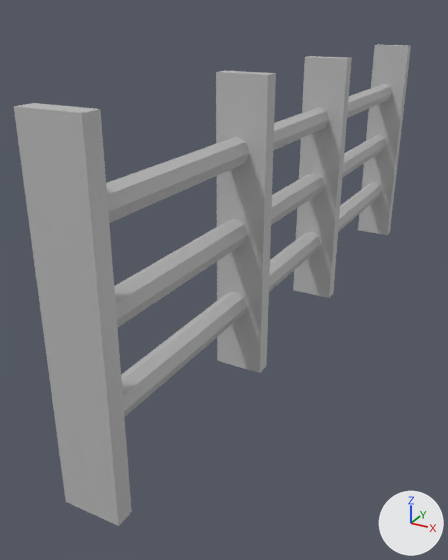
One commit to the FBX model Assets/Art/Models/Fence.fbx: the scene before it, then after it.
Camera for both pictures: a 50 mm camera at (0.0194, -0.1166, 0.0722) aimed at (-0.0451, 0.0008, 0.0135). Lighting does not change. The marker at lower right points along +X, +Y and +Z. Where no turn or scale is listed for an object, it has been applied to the vertices.
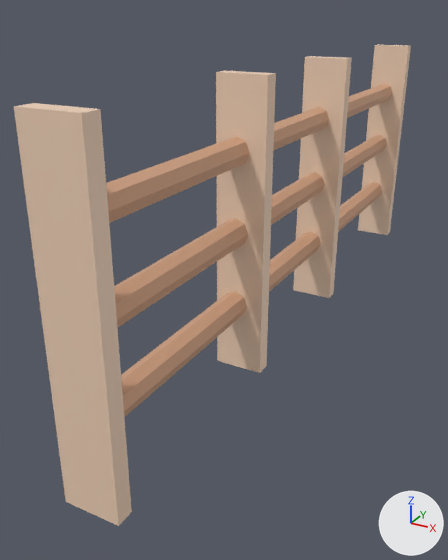
Pixel boxes [x1, y1, x2, y2] of what changed, in the pictures (448 x 560 px):
'pCube1', recoloured (grey to beige): [14, 103, 132, 526] in both
'pCube2', recoloured (grey to beige): [216, 71, 276, 373] in both
'pCube3', recoloured (grey to beige): [293, 56, 352, 298] in both
'pCylinder1', recoloured (grey to beige): [106, 84, 392, 223] in both
'pCylinder2', recoloured: [114, 135, 387, 328] in both
'pCylinder3', recoloured: [121, 182, 382, 417] in both
'pCube4', recoloured (grey to beige): [358, 45, 411, 235] in both

The change, as a list of edits to the scene's bpy script:
```text
Add mat_fencetexture_1:
    mat_fencetexture_1 = principled_material('fencetexture_1')
    mat_fencetexture_1.base_color = (0.888, 0.65, 0.484)  # beige #f2d3b9
Add mat_fencetexture_2:
    mat_fencetexture_2 = principled_material('fencetexture_2')
    mat_fencetexture_2.base_color = (0.663, 0.373, 0.23)  # beige #d5a484
Change me_mesh_004:
    where me_mesh_004.from_pydata(...)  # 130 vertices, 136 faces; spans x -0.0028..0.0028, y -0.0746..0.0746, z -0.0028..0.0028
    remove me_mesh_004.materials.append(mat_lambert1)  # grey #bcbcbc
    add me_mesh_004.materials.append(mat_fencetexture_2)  # beige #d5a484
Change me_mesh_002:
    where me_mesh_002.from_pydata(...)  # 8 vertices, 6 faces; spans x -0.0053..0.0053, y -0.0017..0.0017, z -0.0307..0.0307
    remove me_mesh_002.materials.append(mat_lambert1)  # grey #bcbcbc
    add me_mesh_002.materials.append(mat_fencetexture_1)  # beige #f2d3b9
Change me_mesh_001:
    where me_mesh_001.from_pydata(...)  # 8 vertices, 6 faces; spans x -0.0053..0.0053, y -0.0017..0.0017, z -0.0307..0.0307
    remove me_mesh_001.materials.append(mat_lambert1)  # grey #bcbcbc
    add me_mesh_001.materials.append(mat_fencetexture_1)  # beige #f2d3b9
Change me_mesh_003:
    where me_mesh_003.from_pydata(...)  # 8 vertices, 6 faces; spans x -0.0053..0.0053, y -0.0017..0.0017, z -0.0307..0.0307
    remove me_mesh_003.materials.append(mat_lambert1)  # grey #bcbcbc
    add me_mesh_003.materials.append(mat_fencetexture_1)  # beige #f2d3b9
Change me_mesh_005:
    where me_mesh_005.from_pydata(...)  # 130 vertices, 136 faces; spans x -0.0028..0.0028, y -0.0746..0.0746, z -0.0028..0.0028
    remove me_mesh_005.materials.append(mat_lambert1)  # grey #bcbcbc
    add me_mesh_005.materials.append(mat_fencetexture_2)  # beige #d5a484
Change me_mesh:
    where me_mesh.from_pydata(...)  # 8 vertices, 6 faces; spans x -0.0053..0.0053, y -0.0017..0.0017, z -0.0307..0.0307
    remove me_mesh.materials.append(mat_lambert1)  # grey #bcbcbc
    add me_mesh.materials.append(mat_fencetexture_1)  # beige #f2d3b9
Change me_mesh_006:
    where me_mesh_006.from_pydata(...)  # 130 vertices, 136 faces; spans x -0.0028..0.0028, y -0.0746..0.0746, z -0.0028..0.0028
    remove me_mesh_006.materials.append(mat_lambert1)  # grey #bcbcbc
    add me_mesh_006.materials.append(mat_fencetexture_2)  # beige #d5a484
```
